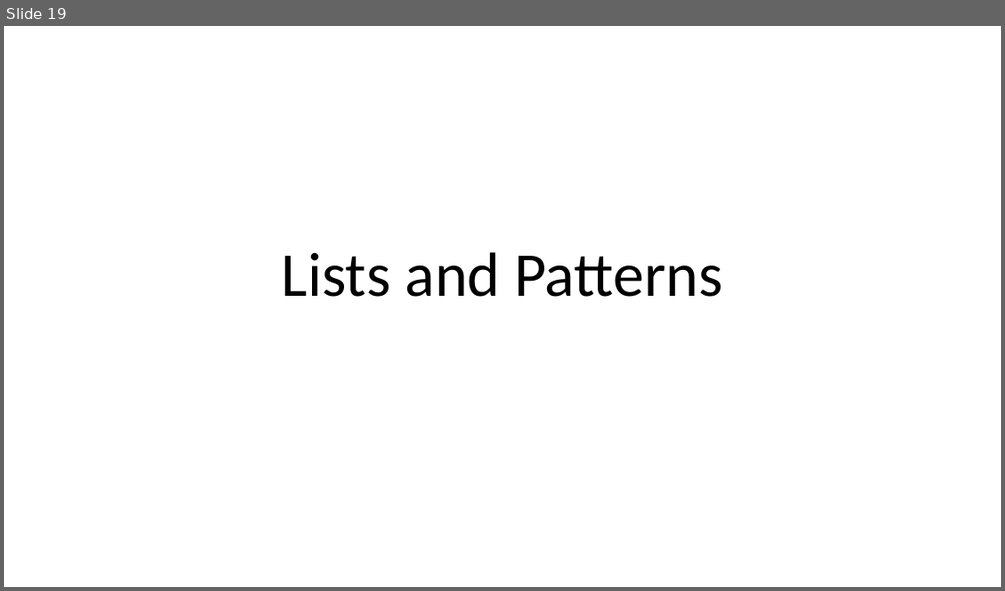
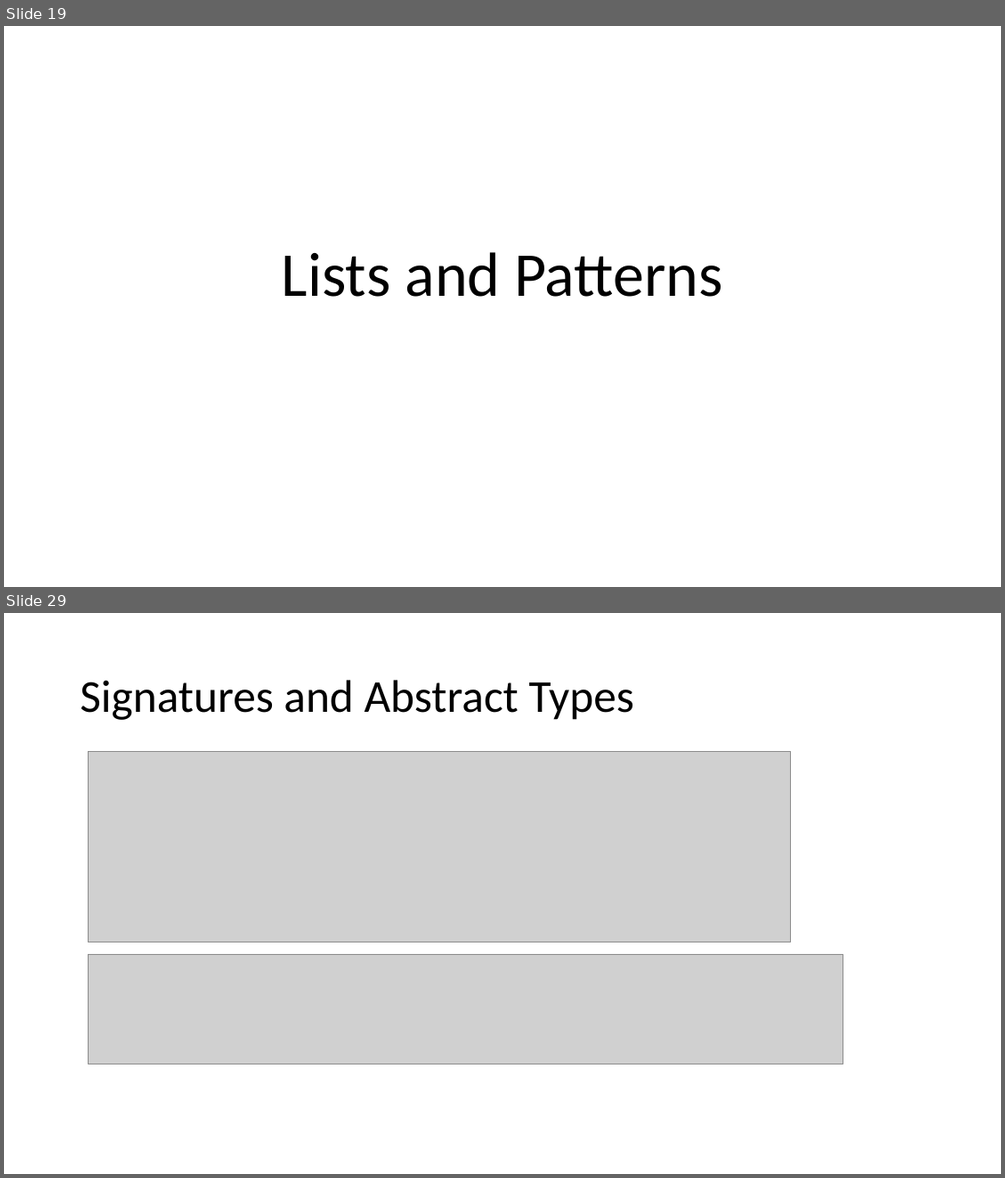
Before and after one commit to bacmive/paper_notes, a slide deck: notes8-ocaml.pptx. Shown one above the other, each under a label of ours: slide 19 before the commit, slides 19 and 29 after it; the slides between them are not shown. The pictures are 1005x591 and 1005x1178 pixels, drawn with LibreOffice and Linux fonts; fonts in the diff are those of the drawing; grey boxes stand for pictures. Boxes give left, top, right and bottom in pixels: in the first picture for what was removed or moved away, otherwise in the second. Text is boxed around its words. In the diff, an @@ line names an element or a change of style, - is before the commit and + after.

```diff
--- a/notes8-ocaml.pptx
+++ b/notes8-ocaml.pptx
@@ slide 29 added at box(4, 613, 1001, 1174), background #FFFFFF @@
@@ title added at box(80, 680, 634, 720), 44 pt, text #000000 @@
+Signatures and Abstract Types
@@ picture added at box(88, 751, 791, 942) @@
@@ picture added at box(88, 954, 843, 1064) @@
```
Also in this commit, not shown: 25 other slides added, 1 other file.
